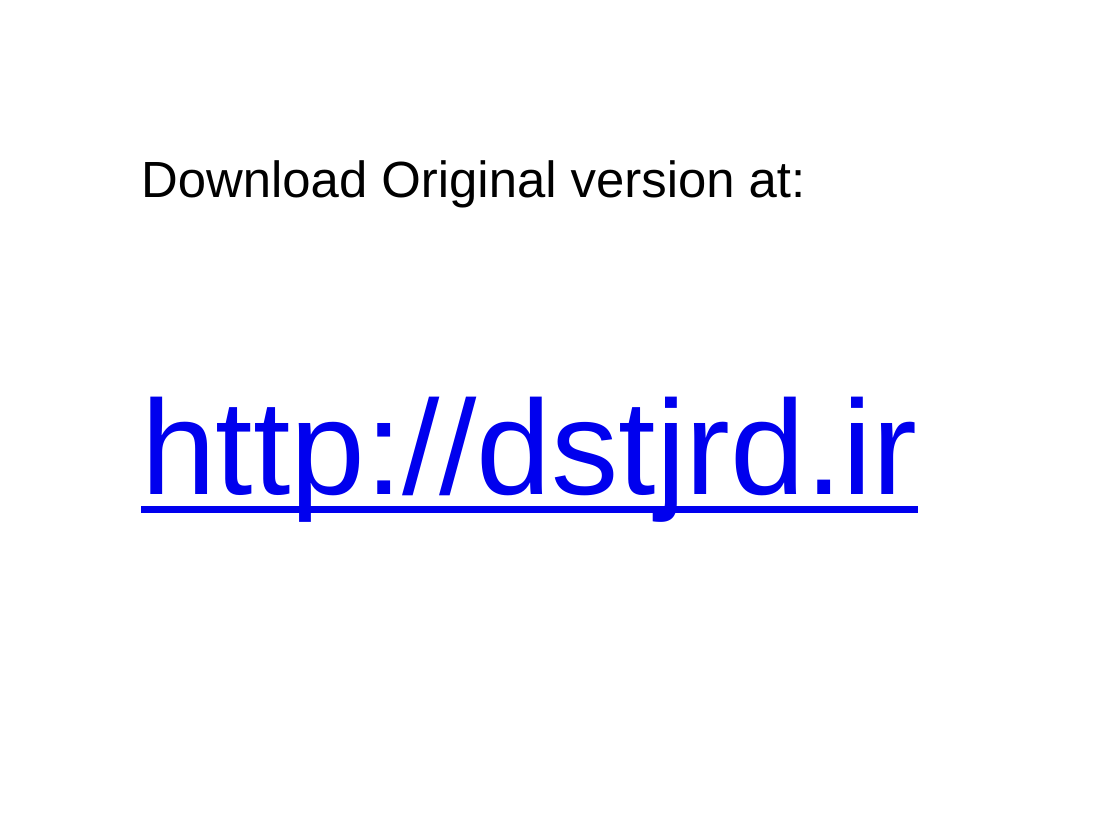
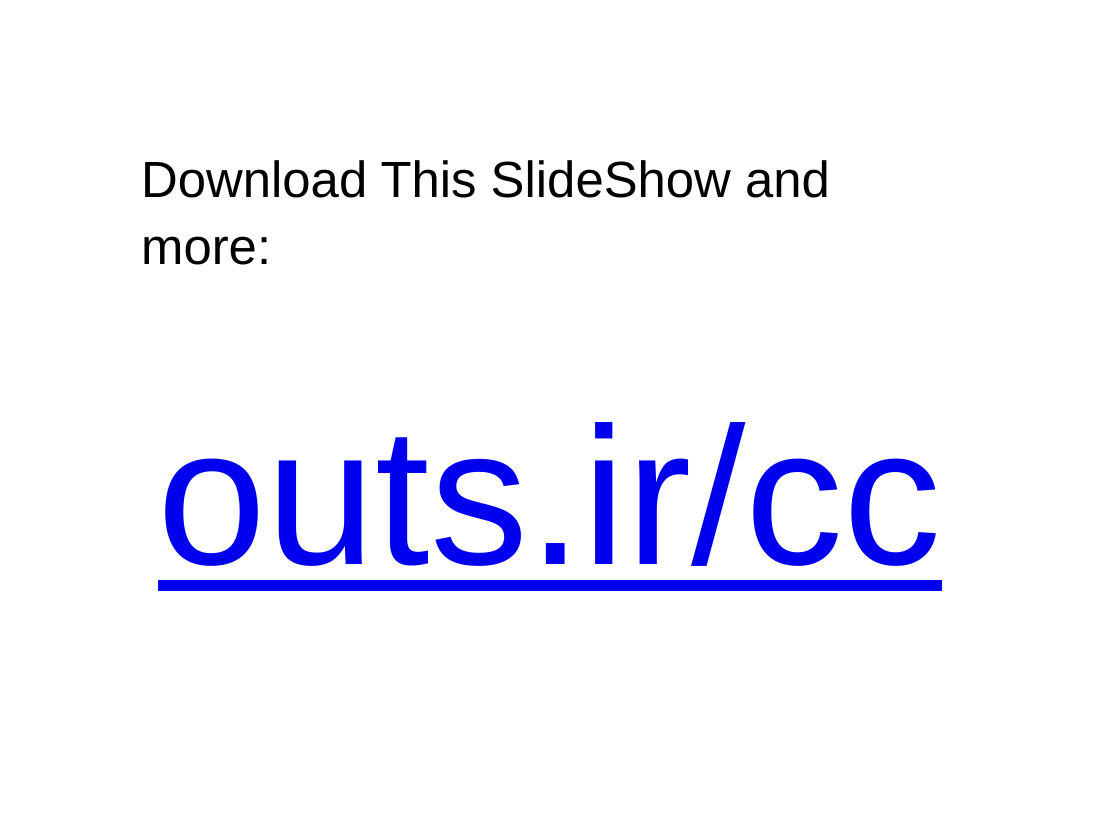
Before and after one commit to mohsend/know-creativecommons, a slide deck: slide 17 of knowCC.odp. Drawn at 1120x840 pixels with LibreOffice and Linux fonts; fonts in the diff are those of the drawing; background and template pictures are left out. Boxes give left, top, right and bottom in pixels: in the first picture for what was removed or moved away, otherwise in the second. Text is boxed around its words. In the diff, an @@ line names an element or a change of style, - is before the commit and + after.

```diff
--- a/knowCC.odp
+++ b/knowCC.odp
@@ text at bbox=[141, 160, 942, 591]: text changed @@
-Download Original version at:
-http://dstjrd.ir
+Download This SlideShow and more:
+outs.ir/cc
```
Also in this commit, not shown: 2 other slides changed, 1 slide added, 1 slide removed, 1 other file.
